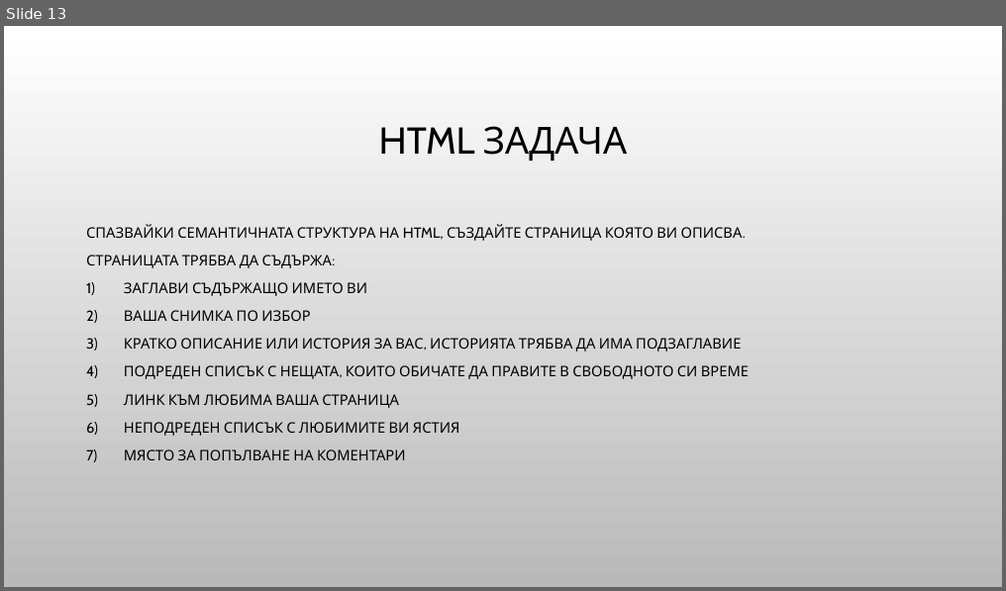
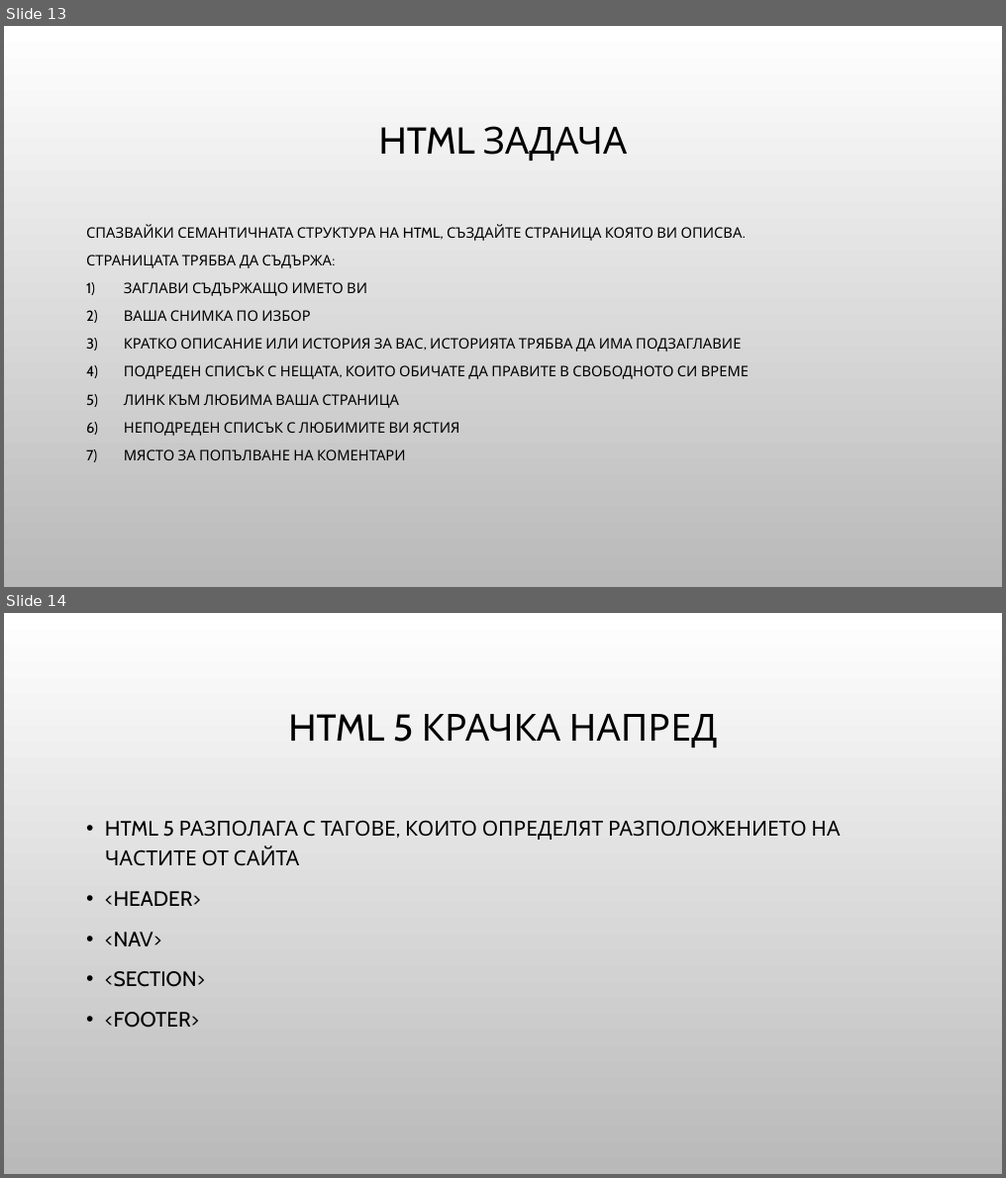
Before and after one commit to Bilyukov/php-mysql-course, a slide deck: 02.html-basics.pptx. Shown one above the other, each under a label of ours: slide 13 before the commit, slides 13 and 14 after it. The pictures are 1006x591 and 1006x1178 pixels, drawn with LibreOffice and Linux fonts; fonts in the diff are those of the drawing; background and template pictures are left out. Boxes give left, top, right and bottom in pixels: in the first picture for what was removed or moved away, otherwise in the second. Text is boxed around its words. In the diff, an @@ line names an element or a change of style, - is before the commit and + after.

Commit message:
Added HTML 5 Slides

```diff
--- a/02.html-basics.pptx
+++ b/02.html-basics.pptx
@@ slide 14 added at (4, 613, 1002, 1174), background picture (left out) @@
@@ title added at (288, 714, 718, 748), 36 pt, text #000000 @@
+HTML 5 КРАЧКА НАПРЕД
@@ text added at (105, 820, 840, 1028), 20 pt, text #000000 @@
+• HTML 5 РАЗПОЛАГА С ТАГОВЕ, КОИТО ОПРЕДЕЛЯТ РАЗПОЛОЖЕНИЕТО НА ЧАСТИТЕ ОТ САЙТА
+• <HEADER>
+• <NAV>
+• <SECTION>
+• <FOOTER>
```
